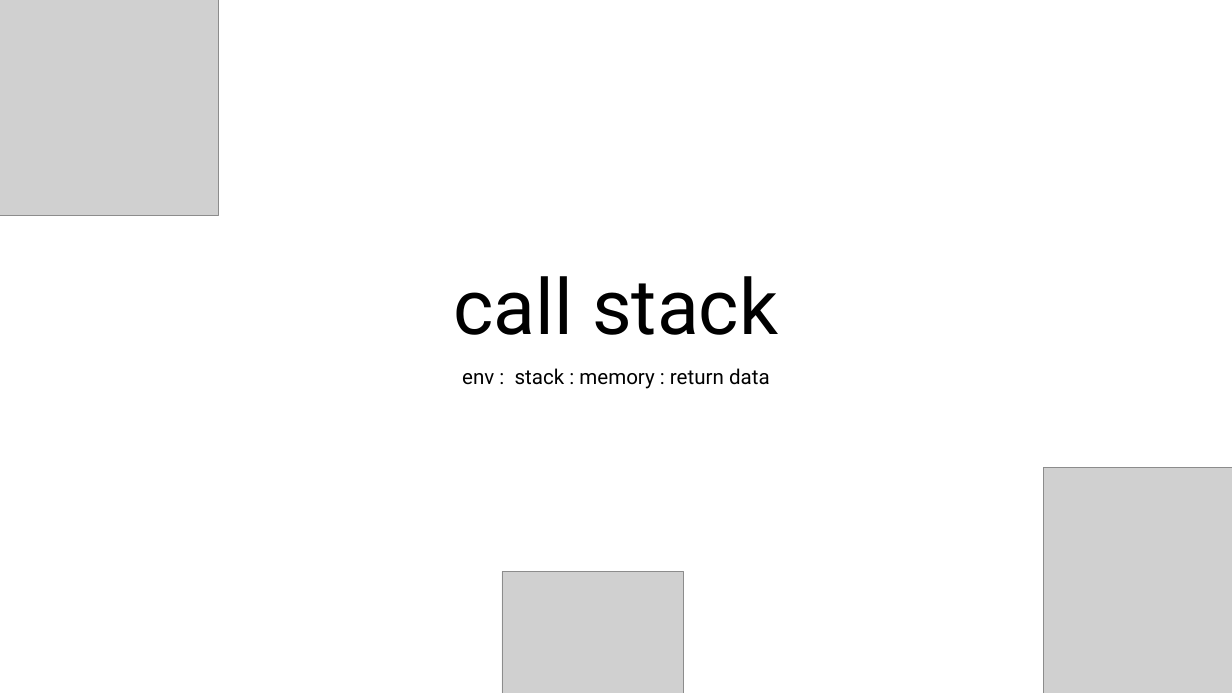
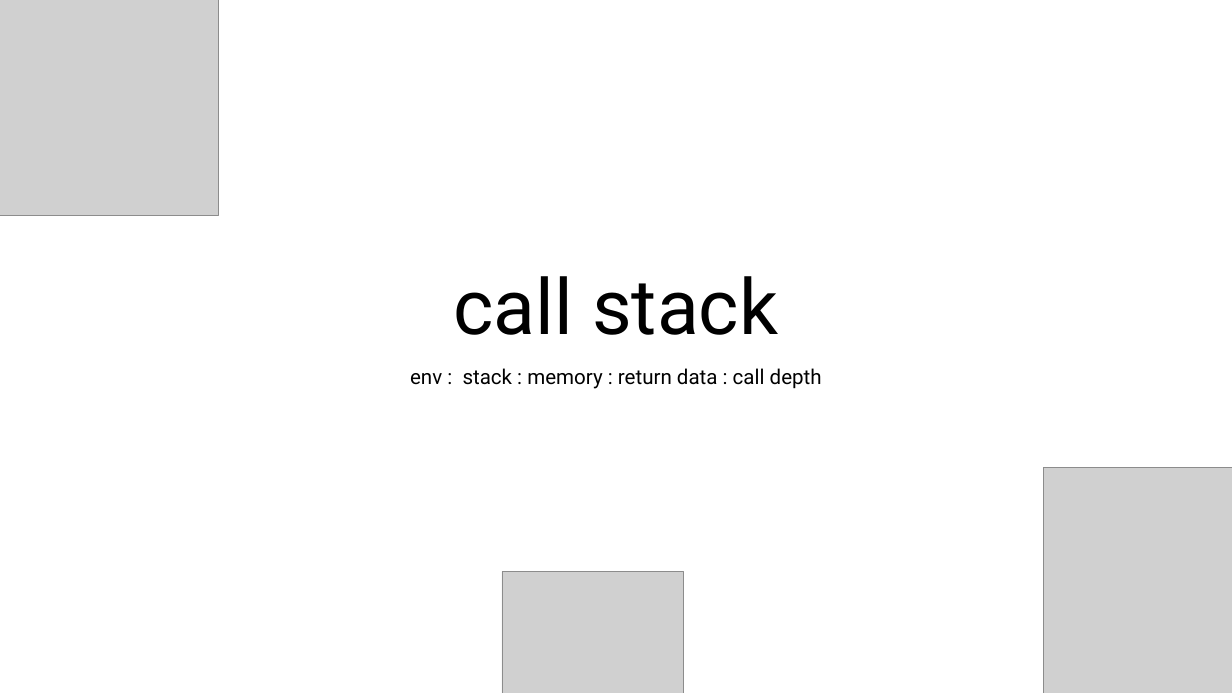
Before and after one commit to StateProof/nethermind, a slide deck: slide 34 of src/Nethermind/Workshop.pptx. Drawn at 1232x693 pixels with LibreOffice and Linux fonts; fonts in the diff are those of the drawing; grey boxes stand for pictures. Boxes give left, top, right and bottom in pixels: in the first picture for what was removed or moved away, otherwise in the second. Text is boxed around its words. In the diff, an @@ line names an element or a change of style, - is before the commit and + after.

```diff
--- a/src/Nethermind/Workshop.pptx
+++ b/src/Nethermind/Workshop.pptx
@@ subtitle at [410, 368, 822, 389]: text changed @@
-env : stack : memory : return data
+env : stack : memory : return data : call depth
```
Also in this commit, not shown: 5 other slides changed, 1 slide added, 3 other files.
